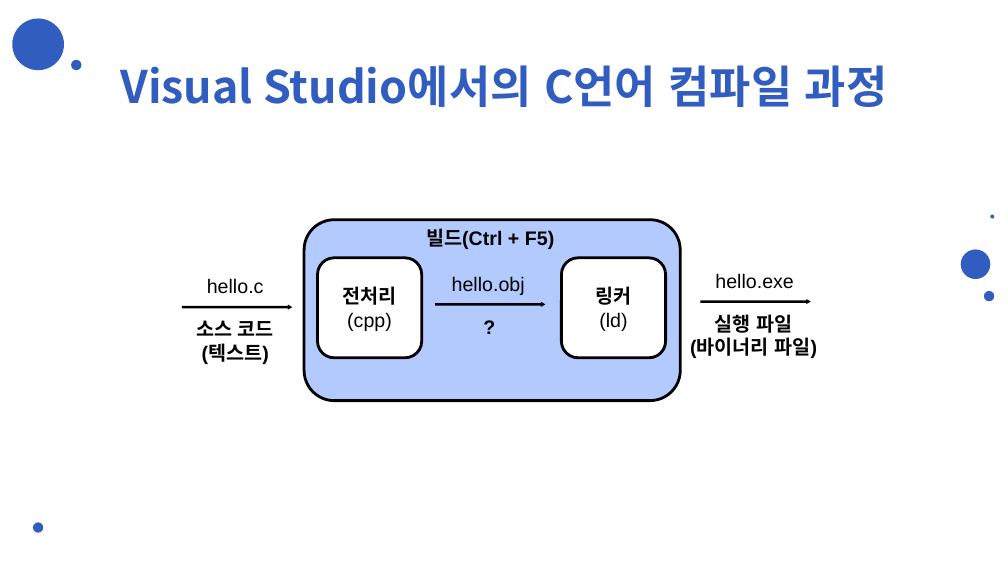
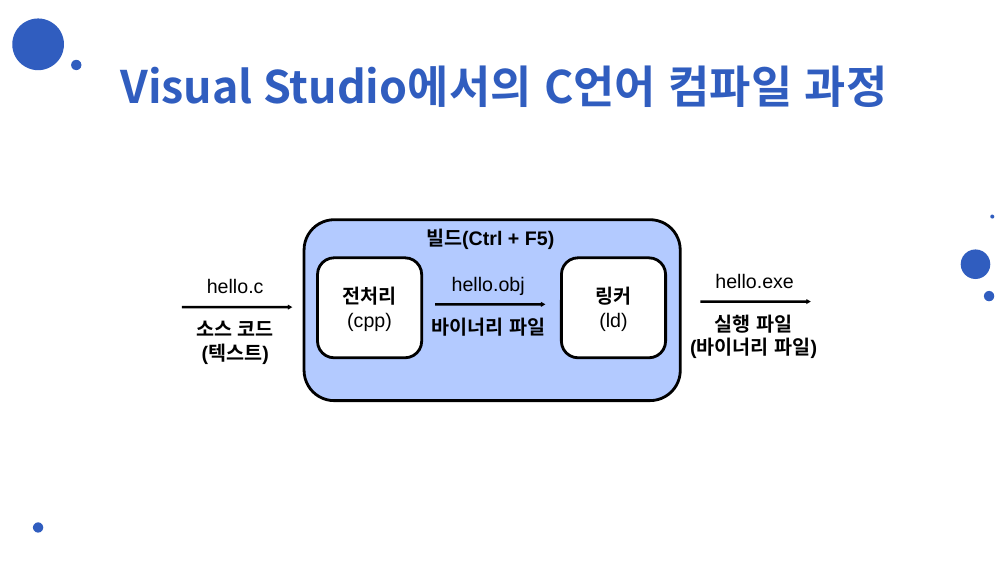
Before and after one commit to 2daeeun/linux_tutoring, a slide deck: slide 15 of 2주차_07월_11일/2주차_01_C언어_컴파일_과정.pptx. Drawn at 1008x567 pixels with LibreOffice and Linux fonts; fonts in the diff are those of the drawing. Boxes give left, top, right and bottom in pixels: in the first picture for what was removed or moved away, otherwise in the second. Text is boxed around its words. In the diff, an @@ line names an element or a change of style, - is before the commit and + after.

```diff
--- a/2주차_07월_11일/2주차_01_C언어_컴파일_과정.pptx
+++ b/2주차_07월_11일/2주차_01_C언어_컴파일_과정.pptx
@@ text at (x1=431, y1=317, x2=545, y2=336): text changed @@
-?
+바이너리 파일
```
Also in this commit, not shown: 1 slide added, 1 other file.
